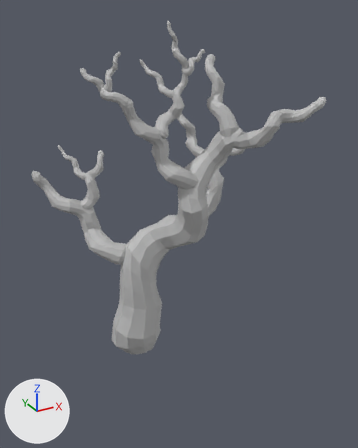
Two versions of the FBX model Assets/Standard Assets/BEINGS/Entropy/Meshes/tree2.fbx, one commit apart.
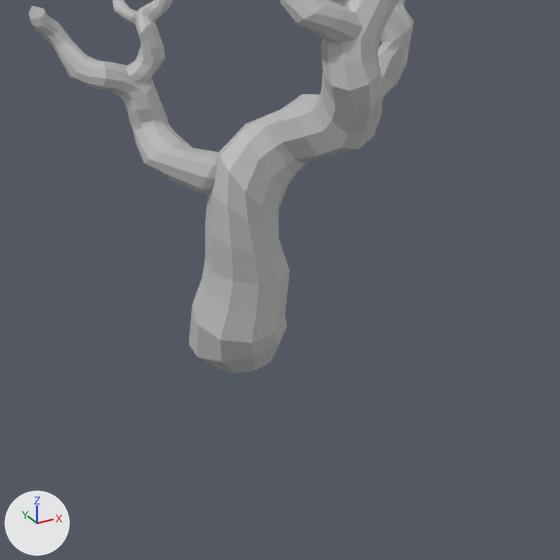
There are two pictures of each version: one whole from a 50 mm lens placed at (-0.0375, -0.088, 0.0707), pointed at (0.0109, 0.0, 0.0267), one close up on the part from 5% to 83% of the width and 37% to 100% of the height. The lights are fixed; the arrows at lower left show +X, +Y and +Z. Where no turn or scale is listed for an object, it has been applied to the vertices.

The first close-up shows 'tree'.
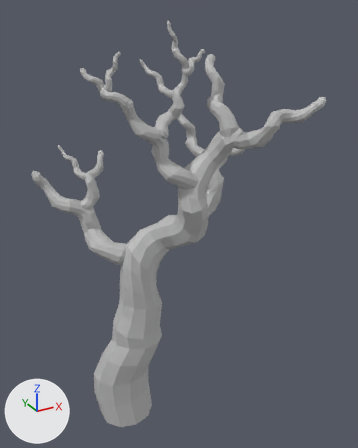
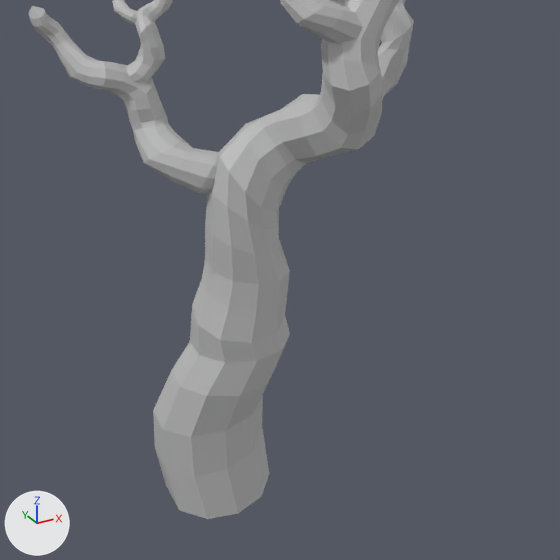
Patch to the scene script:
```diff
--- a/Assets/Standard Assets/BEINGS/Entropy/Meshes/tree2.fbx.py
+++ b/Assets/Standard Assets/BEINGS/Entropy/Meshes/tree2.fbx.py
@@ me_mesh @@
 # used by ob_tree; location = (0.0, 0.0, 0.0)
-me_mesh.from_pydata(...)  # 3262 vertices, 3390 faces; spans x -0.0164..0.0351, y -0.02..0.017, z -0.0032..0.0684
+me_mesh.from_pydata(...)  # 3292 vertices, 3420 faces; spans x -0.0164..0.0351, y -0.02..0.017, z -0.0243..0.0684
+# me_mesh part 1
+# 1 vertex is removed from x -0.0003, y 0.0008, z -0.0032
+# 10 faces are deleted
+# 20 vertices move from x -0.0058..0.0054, y -0.0044..0.0053, z -0.0028..0.0011 to x -0.0082..0.0054, y -0.0054..0.0059, z -0.004..0.0013
+# 31 vertices are added at x -0.0103..0.0028, y -0.0054..0.0081, z -0.0243..-0.0081
+# 40 new faces join them
 me_mesh.materials.append(mat_phong1)
```

Boxes (x1, y1, x2, y2) around the edits, measured in the close-ups (560 x 560 px):
'tree', reshaped: before (29, 0, 414, 373); after (29, 0, 414, 519)
part 1 of me_mesh, built on: before (189, 307, 287, 373); after (153, 307, 290, 519)
